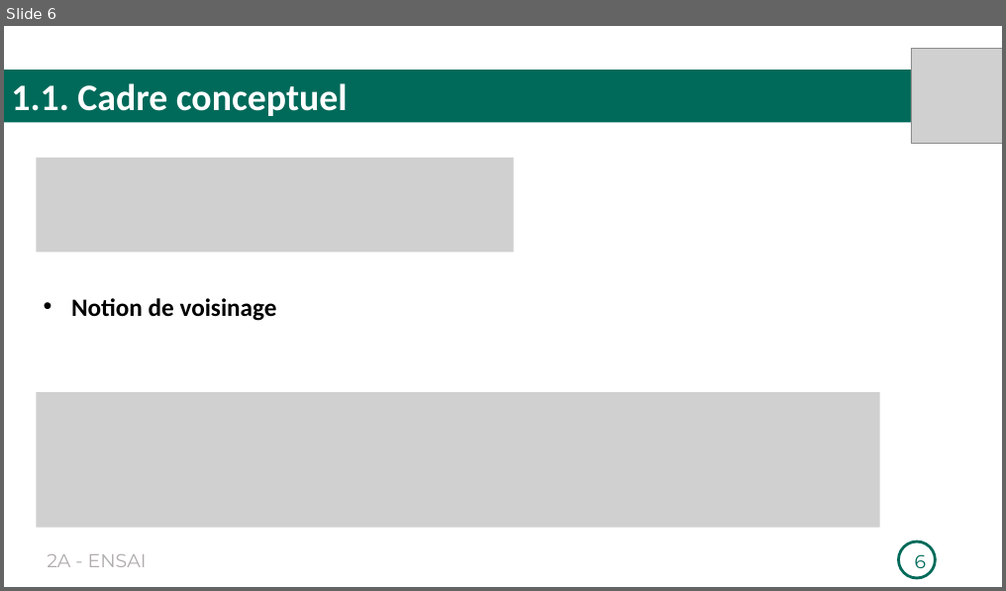
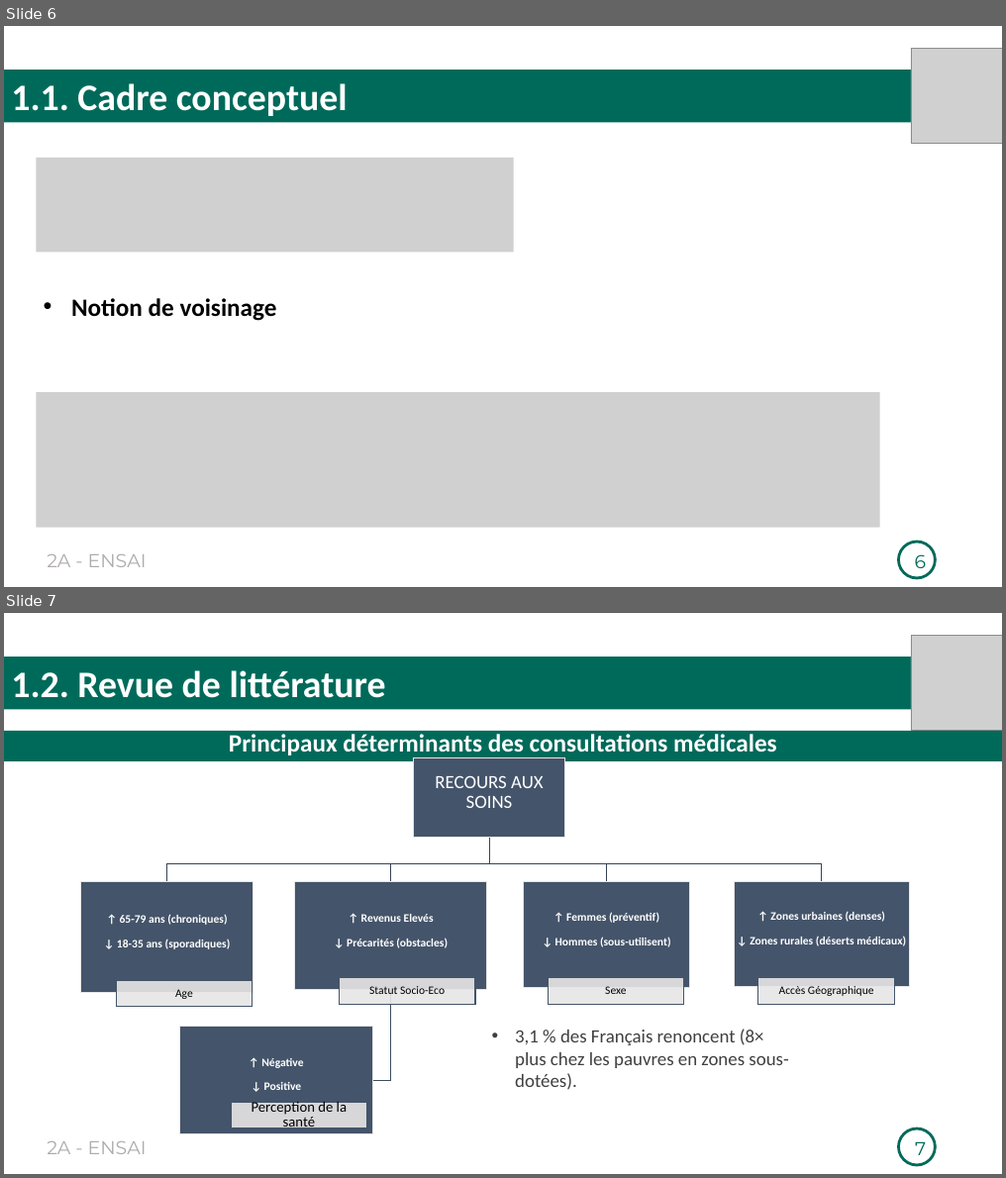
Before and after one commit to Richard-GOZAN/Projet-Stat-2A-Ensai, a slide deck: Présentation/Soutenance_Groupe25.pptx. Shown one above the other, each under a label of ours: slide 6 before the commit, slides 6 and 7 after it. The pictures are 1006x591 and 1006x1178 pixels, drawn with LibreOffice and Linux fonts; fonts in the diff are those of the drawing; grey boxes stand for pictures. Boxes give left, top, right and bottom in pixels: in the first picture for what was removed or moved away, otherwise in the second. Text is boxed around its words. In the diff, an @@ line names an element or a change of style, - is before the commit and + after.

```diff
--- a/Présentation/Soutenance_Groupe25.pptx
+++ b/Présentation/Soutenance_Groupe25.pptx
@@ slide 7 added at (4, 613, 1002, 1174), background #FFFFFF; not listed: 2 template elements that a slide beside it also shows @@
@@ picture added at (912, 635, 1002, 731) @@
@@ rectangle added at (4, 657, 1002, 710), fill #006A5A, 36 pt, text #FFFFFF, bold @@
+1.2. Revue de littérature
@@ rectangle added at (4, 731, 1002, 761), fill #006A5A, 24 pt, text #FFFFFF, bold @@
+Principaux déterminants des consultations médicales
@@ group added at (81, 759, 909, 1134): 11 rectangles, 11 texts, 5 freeform shapes @@
+RECOURS AUX SOINS
+↑ 65-79 ans (chroniques)
+↓ 18-35 ans (sporadiques)
+Age
+↑ Revenus Elevés
+↓ Précarités (obstacles)
+Statut Socio-Eco
+↑ Négative
+↓ Positive
+Perception de la santé
+↑ Femmes (préventif)
+↓ Hommes (sous-utilisent)
+Sexe
+↑ Zones urbaines (denses)
+↓ Zones rurales (déserts médicaux)
+Accès Géographique
@@ text added at (515, 1029, 788, 1090), 18 pt, text #404040 @@
+• 3,1 % des Français renoncent (8× plus chez les pauvres en zones sous-dotées).
@@ page number added at (915, 1142, 926, 1156), 18 pt, text #006A5A @@
+7
```
Also in this commit, not shown: 5 slides changed, 3 slides removed.
